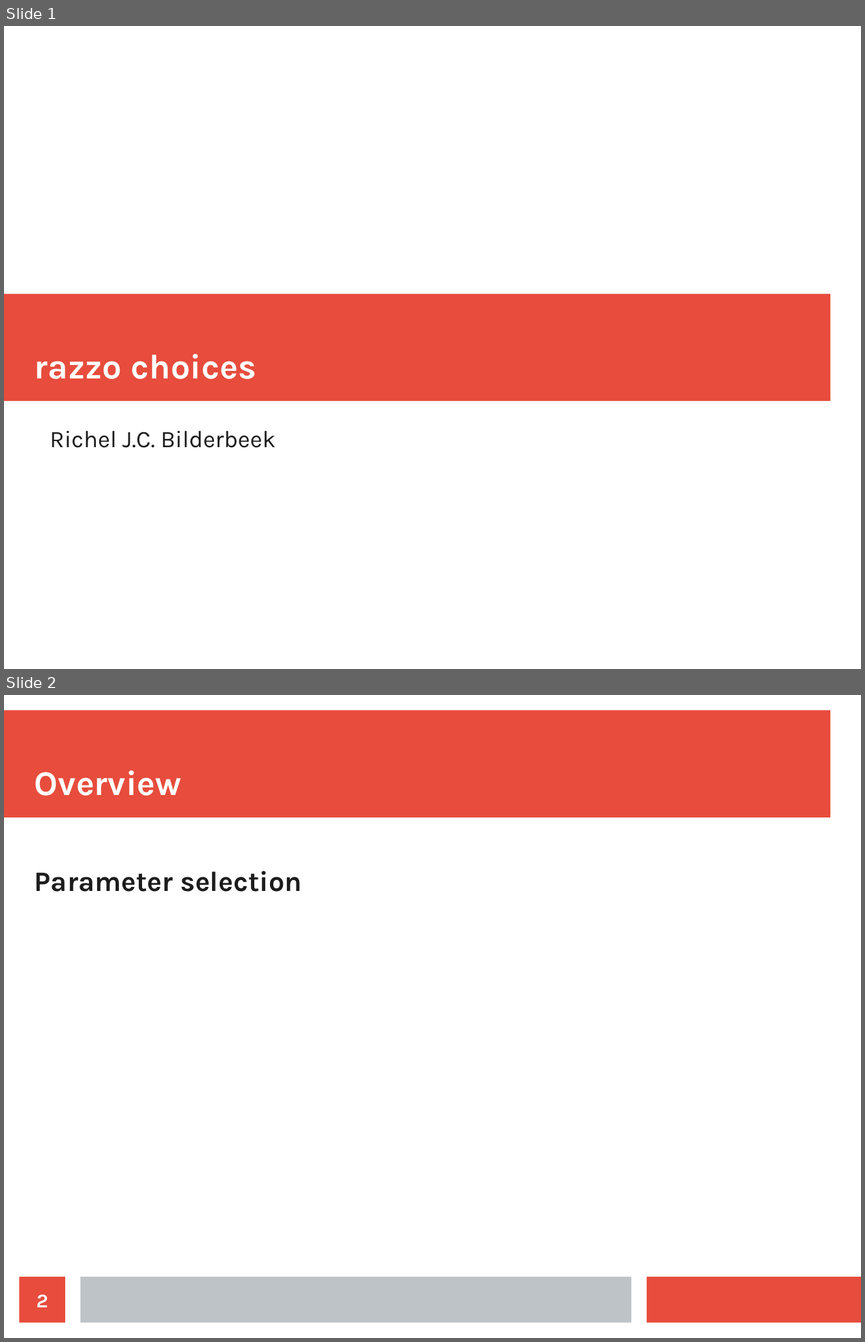
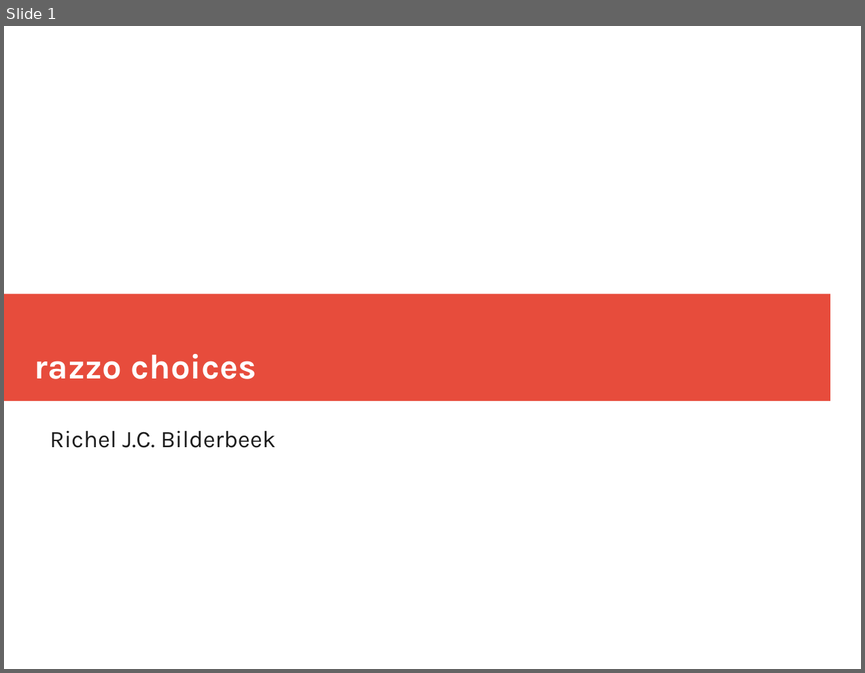
Before and after one commit to richelbilderbeek/razzo, a slide deck: doc/choices.odp. Shown one above the other, each under a label of ours: slides 1 and 2 before the commit, slide 1 after it. The pictures are 865x1342 and 865x673 pixels, drawn with LibreOffice and Linux fonts; fonts in the diff are those of the drawing. Boxes give left, top, right and bottom in pixels: in the first picture for what was removed or moved away, otherwise in the second. Text is boxed around its words. In the diff, an @@ line names an element or a change of style, - is before the commit and + after.

```diff
--- a/doc/choices.odp
+++ b/doc/choices.odp
@@ slide 2 removed at bbox=[4, 695, 861, 1338], background #FFFFFF @@
@@ rectangle removed at bbox=[4, 711, 830, 818] @@
@@ title removed at bbox=[35, 770, 181, 796] @@
-Overview
@@ text removed at bbox=[35, 870, 302, 892] @@
-Parameter selection
@@ page number removed at bbox=[20, 1276, 65, 1323] @@
-2
@@ rectangle removed at bbox=[80, 1276, 632, 1323] @@
@@ rectangle removed at bbox=[647, 1276, 861, 1323] @@
```
Also in this commit, not shown: 4 slides changed, 2 slides added.
